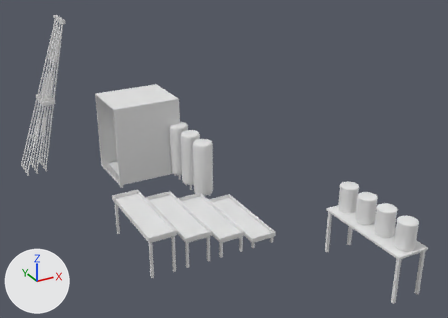
The glTF model game/assets/props/photo_process.glb, before and after one commit.
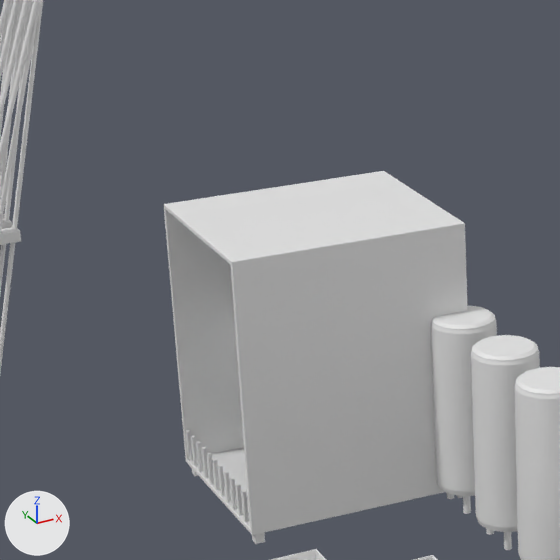
Each version appears first whole from a 50 mm lens placed at (19.08, -66.37, 3.12), pointed at (21.74, -61.53, 0.7), and next in a close-up on the part from 11% to 46% of the width and 12% to 61% of the height. Arrows for +X, +Y and +Z are at lower left; the lights stay in place. The last two pictures show the newer version. Vertices at exactly the same position are counted once.

In view in the first close-up: 'storm_shop_photo_supplies_print_dryer__enamel_finish', 'storm_shop_photo_supplies_print_dryer__iron', 'storm_shop_photo_supplies_tank0__nickel_plated', 'storm_shop_photo_supplies_tank1__nickel_plated', 'storm_shop_photo_supplies_tank2__nickel_plated', 'storm_shop_photo_supplies_tripod0__wood', 'storm_shop_photo_supplies_tripod1__wood', 'storm_shop_photo_supplies_tripod2__wood' and 7 more.
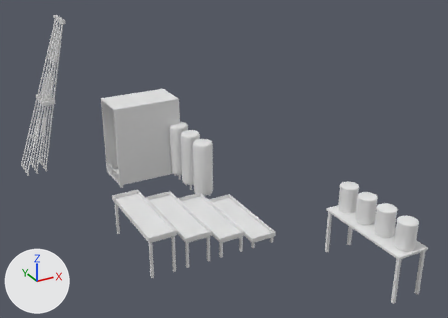
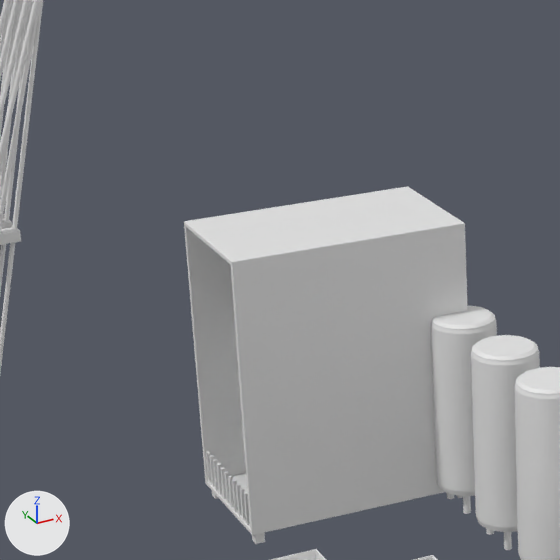
Pixel boxes [x1, y1, x2, y2] of what changed, in the close-ups (560 x 560 px; the box of a moved part takes in the faces that stretch with it):
'storm_shop_photo_supplies_print_dryer__enamel_finish', reshaped (7% narrower): before [164, 171, 468, 535]; after [184, 186, 468, 535]
'storm_shop_photo_supplies_print_dryer__iron', reshaped: before [186, 430, 463, 544]; after [206, 451, 463, 544]
part 1 of me_storm_shop_photo_supplies_print_dryer__enamel_finish, moved or reshaped: before [164, 209, 244, 459]; after [184, 226, 246, 481]
part 2 of me_storm_shop_photo_supplies_print_dryer__enamel_finish, moved or reshaped: before [186, 448, 252, 534]; after [205, 473, 252, 534]
part 3 of me_storm_shop_photo_supplies_print_dryer__enamel_finish, moved or reshaped: before [164, 171, 463, 266]; after [184, 186, 463, 266]
part 4 of me_storm_shop_photo_supplies_print_dryer__iron, moved or reshaped: before [236, 484, 243, 516]; after [240, 488, 246, 520]
part 5 of me_storm_shop_photo_supplies_print_dryer__iron, moved or reshaped: before [230, 477, 237, 510]; after [236, 484, 242, 516]
part 6 of me_storm_shop_photo_supplies_print_dryer__iron, moved or reshaped: before [224, 471, 231, 503]; after [232, 480, 238, 512]
part 7 of me_storm_shop_photo_supplies_print_dryer__iron, moved or reshaped: before [219, 465, 225, 497]; after [228, 475, 234, 507]
part 8 of me_storm_shop_photo_supplies_print_dryer__iron, moved or reshaped: before [213, 459, 220, 491]; after [224, 471, 230, 503]
part 9 of me_storm_shop_photo_supplies_print_dryer__iron, moved or reshaped: before [207, 453, 214, 484]; after [220, 467, 226, 499]
part 10 of me_storm_shop_photo_supplies_print_dryer__iron, moved or reshaped: before [202, 447, 209, 478]; after [217, 463, 222, 495]
part 11 of me_storm_shop_photo_supplies_print_dryer__iron, moved or reshaped: before [196, 441, 203, 472]; after [213, 459, 219, 491]
part 12 of me_storm_shop_photo_supplies_print_dryer__iron, moved or reshaped: before [191, 435, 198, 466]; after [209, 455, 215, 487]
part 13 of me_storm_shop_photo_supplies_print_dryer__iron, moved or reshaped: before [186, 430, 193, 461]; after [206, 451, 211, 483]
part 14 of me_storm_shop_photo_supplies_print_dryer__iron, moved or reshaped (mostly hidden): before [192, 469, 198, 476]; after [212, 491, 218, 499]

The change, as a diff of the scene's bpy script:
```diff
--- a/game/assets/props/photo_process.glb.py
+++ b/game/assets/props/photo_process.glb.py
@@ me_storm_shop_photo_supplies_print_dryer__enamel_finish @@
-me_storm_shop_photo_supplies_print_dryer__enamel_finish.from_pydata(...)  # 480 vertices, 940 faces; spans x -0.38..0.38, y -0.32..0.32, z 0.0..0.9
+me_storm_shop_photo_supplies_print_dryer__enamel_finish.from_pydata(...)  # 480 vertices, 940 faces; spans x -0.38..0.38, y -0.32..0.12, z 0.0..0.9
+# me_storm_shop_photo_supplies_print_dryer__enamel_finish part 1: the loose piece of 96 vertices spanning x -0.38..0.38, y 0.306..0.32, z 0.012..0.888 is moved by (0.0, -0.2, 0.0)
+# me_storm_shop_photo_supplies_print_dryer__enamel_finish part 2: 24 of the vertices in x -0.38..-0.378, y 0.318..0.32, z 0.0..0.014 are moved by (0.0, -0.2, 0.0)
+# me_storm_shop_photo_supplies_print_dryer__enamel_finish part 3: 24 of the vertices in x -0.38..-0.378, y 0.318..0.32, z 0.886..0.9 are moved by (0.0, -0.2, 0.0)
+# other edits to the shape of me_storm_shop_photo_supplies_print_dryer__enamel_finish do not show in these pictures
@@ me_storm_shop_photo_supplies_print_dryer__iron @@
-me_storm_shop_photo_supplies_print_dryer__iron.from_pydata(...)  # 1600 vertices, 3132 faces; spans x -0.376..0.366, y -0.312..0.312, z -0.04..0.378
+me_storm_shop_photo_supplies_print_dryer__iron.from_pydata(...)  # 1600 vertices, 3132 faces; spans x -0.376..0.366, y -0.312..0.112, z -0.04..0.378
+# me_storm_shop_photo_supplies_print_dryer__iron part 4: the loose piece of 96 vertices spanning x -0.376..-0.364, y -0.196..-0.184, z 0.009..0.12 is moved by (0.0, -0.036, 0.0)
+# me_storm_shop_photo_supplies_print_dryer__iron part 5: the loose piece of 96 vertices spanning x -0.376..-0.364, y -0.141..-0.129, z 0.009..0.12 is moved by (0.0, -0.055, 0.0)
+# me_storm_shop_photo_supplies_print_dryer__iron part 6: the loose piece of 96 vertices spanning x -0.376..-0.364, y -0.087..-0.075, z 0.009..0.12 is moved by (0.0, -0.073, 0.0)
+# me_storm_shop_photo_supplies_print_dryer__iron part 7: the loose piece of 96 vertices spanning x -0.376..-0.364, y -0.033..-0.021, z 0.009..0.12 is moved by (0.0, -0.091, 0.0)
+# me_storm_shop_photo_supplies_print_dryer__iron part 8: the loose piece of 96 vertices spanning x -0.376..-0.364, y 0.021..0.033, z 0.009..0.12 is moved by (0.0, -0.109, 0.0)
+# me_storm_shop_photo_supplies_print_dryer__iron part 9: the loose piece of 96 vertices spanning x -0.376..-0.364, y 0.075..0.087, z 0.009..0.12 is moved by (0.0, -0.127, 0.0)
+# me_storm_shop_photo_supplies_print_dryer__iron part 10: the loose piece of 96 vertices spanning x -0.376..-0.364, y 0.129..0.141, z 0.009..0.12 is moved by (0.0, -0.145, 0.0)
+# me_storm_shop_photo_supplies_print_dryer__iron part 11: the loose piece of 96 vertices spanning x -0.376..-0.364, y 0.184..0.196, z 0.009..0.12 is moved by (0.0, -0.164, 0.0)
+# me_storm_shop_photo_supplies_print_dryer__iron part 12: the loose piece of 96 vertices spanning x -0.376..-0.364, y 0.238..0.25, z 0.009..0.12 is moved by (0.0, -0.182, 0.0)
+# me_storm_shop_photo_supplies_print_dryer__iron part 13: the loose piece of 96 vertices spanning x -0.376..-0.364, y 0.292..0.304, z 0.009..0.12 is moved by (0.0, -0.2, 0.0)
+# me_storm_shop_photo_supplies_print_dryer__iron part 14: the loose piece of 96 vertices spanning x -0.366..-0.334, y 0.274..0.306, z -0.04..0.003 is moved by (0.0, -0.2, 0.0)
+# other edits to the shape of me_storm_shop_photo_supplies_print_dryer__iron do not show in these pictures
```
